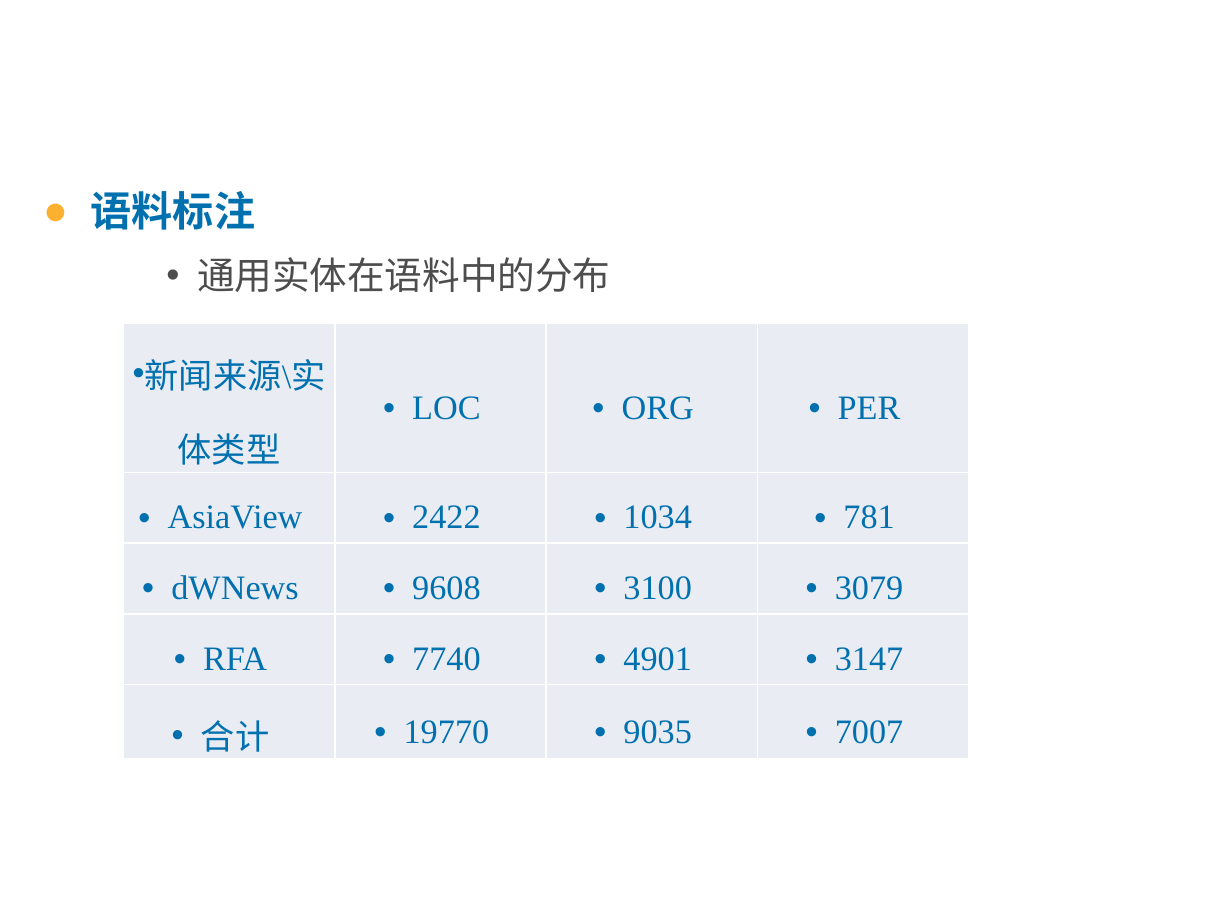
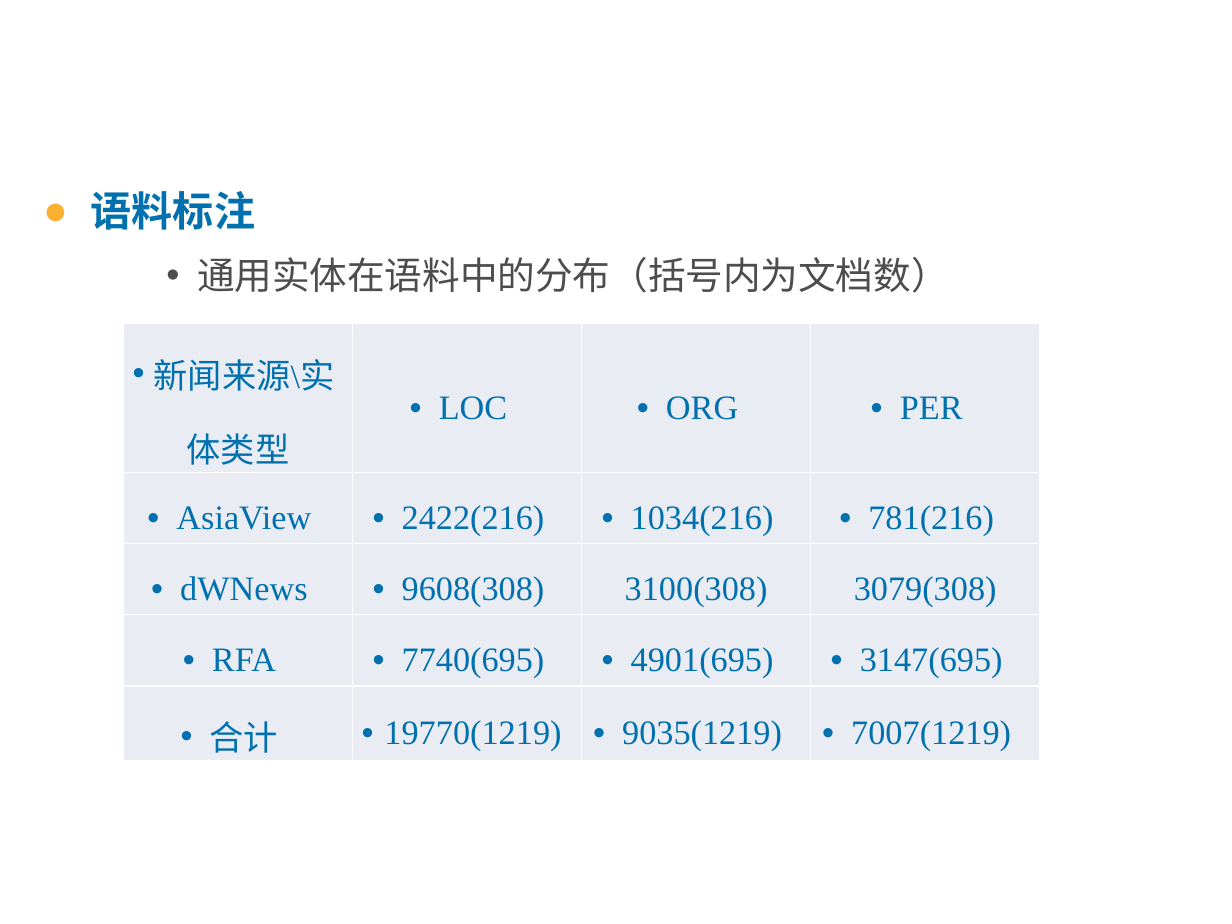
Before and after one commit to jxwb088047/Interim_reply, a slide deck: slide 10 of 林广和中期答辩.pptx (slide 8 before the commit). Drawn at 1232x924 pixels with LibreOffice and Linux fonts; fonts in the diff are those of the drawing; background and template pictures are left out. Boxes give left, top, right and bottom in pixels: in the first picture for what was removed or moved away, otherwise in the second. Text is boxed around its words. In the diff, an @@ line names an element or a change of style, - is before the commit and + after.

```diff
--- a/林广和中期答辩.pptx
+++ b/林广和中期答辩.pptx
@@ text at (x1=197, y1=257, x2=949, y2=293): text changed @@
-    • 通用实体在语料中的分布
+    • 通用实体在语料中的分布（括号内为文档数）
@@ table at (x1=123, y1=324, x2=1040, y2=757) @@
-row 2: AsiaView | 2422 | 1034 | 781
+row 2: AsiaView | 2422(216) | 1034(216) | 781(216)
-row 3: dWNews | 9608 | 3100 | 3079
+row 3: dWNews | 9608(308) | 3100(308) | 3079(308)
-row 4: RFA | 7740 | 4901 | 3147
+row 4: RFA | 7740(695) | 4901(695) | 3147(695)
-row 5: 合计 | 19770 | 9035 | 7007
+row 5: 合计 | 19770(1219) | 9035(1219) | 7007(1219)
@@ table resized from (x1=123, y1=324, x2=971, y2=756) to (x1=123, y1=324, x2=1040, y2=757) @@
```
Also in this commit, not shown: 10 other slides changed, 4 slides added, 6 slides removed, 6 other files.
